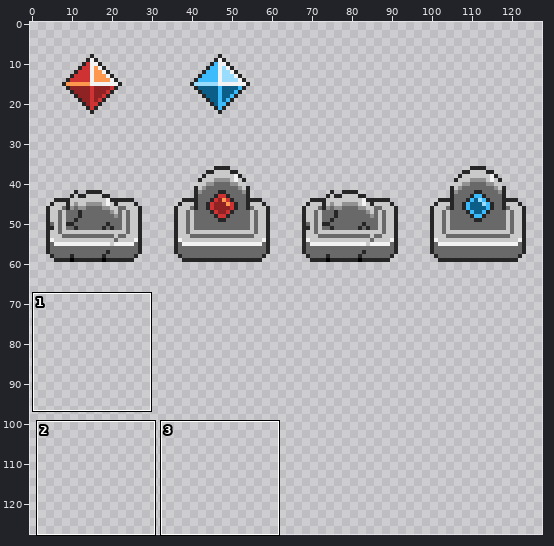
A sprite sheet gets an edit: img/elements.png. Above, an overview of the earlier version with the close-up marked.
Close-up. The starting point:
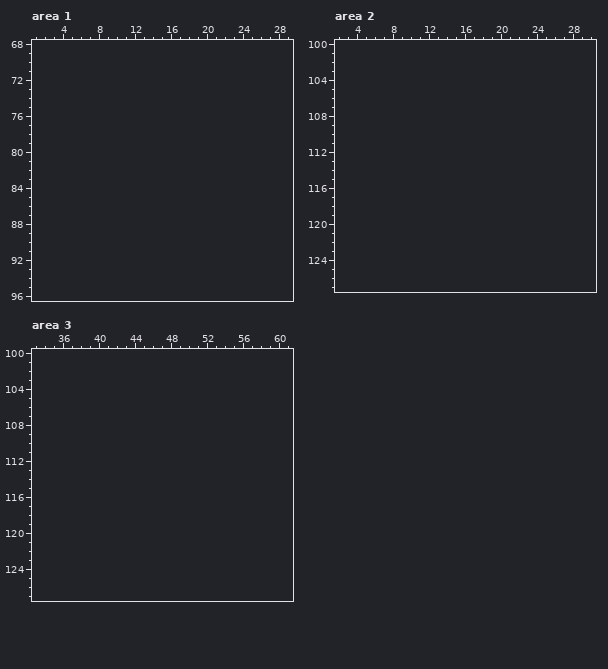
The file is 128x64 pixels. Colours within 5 levels of each other are drawn and written as one. Shown: area 1: x 1..29, y 68..96; area 2: x 2..30, y 100..127; area 3: x 33..61, y 100..127. The old version is drawn lined up with the new one, on the new canvas. The commit also changed other parts of the picture, which this record leaves out.
Now the later version:
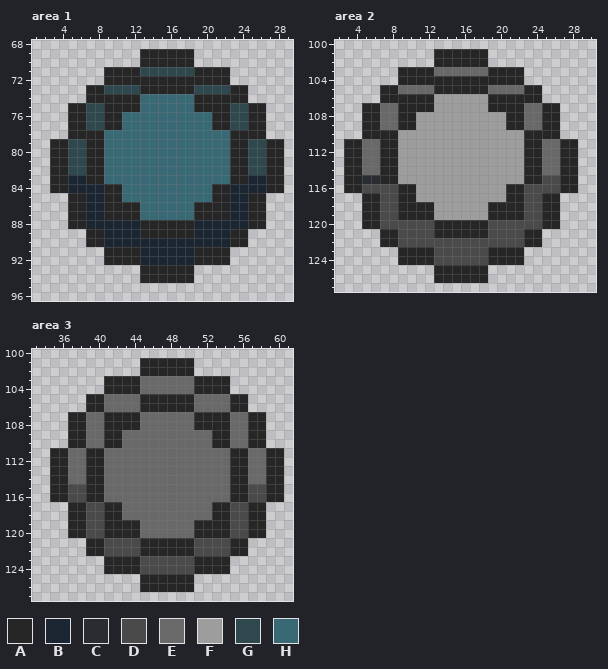
Palette (. is transparent): A #262626  B #1b2632  C #292c30  D #4a4a4a  E #696969  F #9d9d9d  G #2f484e  H #386975
What changed:
canvas 128x64 -> 128x128
Changed rows in their new state; - is an unchanged pixel.
Area 1:
first column x 3:
69 ----------AAAAAA----------
70 ----------AAAAAA----------
71 ------AAAAGGGGGGAAAA------
72 ------AAAAAAAAAAAAAA------
73 ----AAGGGGAAAAAAGGGGAA----
74 ----AAAAAAHHHHHHAAAAAA----
75 --AAGGAAAAHHHHHHAAAAGGAA--
76 --AAGGAAHHHHHHHHHHAAGGAA--
77 --AAGGAAHHHHHHHHHHAAGGAA--
78 --AAAAHHHHHHHHHHHHHHAAAA--
79 AAGGAAHHHHHHHHHHHHHHAAGGAA
80 AAGGAAHHHHHHHHHHHHHHAAGGAA
81 AAGGAAHHHHHHHHHHHHHHAAGGAA
82 AAGGAAHHHHHHHHHHHHHHAAGGAA
83 AABBAAHHHHHHHHHHHHHHAABBAA
84 AABBBBAAHHHHHHHHHHAABBBBAA
85 --AABBAAHHHHHHHHHHAABBAA--
86 --AABBAAAAHHHHHHAAAABBAA--
87 --AABBAAAAHHHHHHAAAABBAA--
88 --AABBBBBBAAAAAABBBBBBAA--
89 ----AABBBBAAAAAABBBBAA----
90 ----AABBBBBBBBBBBBBBAA----
91 ------AAAABBBBBBAAAA------
92 ------AAAABBBBBBAAAA------
93 ----------AAAAAA----------
94 ----------AAAAAA----------
Area 2:
first column x 3:
101 ----------AAAAAA----------
102 ----------AAAAAA----------
103 ------AAAAEEEEEEAAAA------
104 ------AAAAAAAAAAAAAA------
105 ----AAEEEEAAAAAAEEEEAA----
106 ----AAAAAAFFFFFFAAAAAA----
107 --AAEEAAAAFFFFFFAAAAEEAA--
108 --AAEEAAFFFFFFFFFFAAEEAA--
109 --AAEEAAFFFFFFFFFFAAEEAA--
110 --AAAAFFFFFFFFFFFFFFAAAA--
111 AAEEAAFFFFFFFFFFFFFFAAEEAA
112 AAEEAAFFFFFFFFFFFFFFAAEEAA
113 AAEEAAFFFFFFFFFFFFFFAAEEAA
114 AAEEAAFFFFFFFFFFFFFFAAEEAA
115 AACCAAFFFFFFFFFFFFFFAADDAA
116 AADDDDAAFFFFFFFFFFAADDDDAA
117 --AADDAAFFFFFFFFFFAADDAA--
118 --AADDAAAAFFFFFFAAAADDAA--
119 --AADDAAAAFFFFFFAAAADDAA--
120 --AADDDDDDAAAAAADDDDDDAA--
121 ----AADDDDAAAAAADDDDAA----
122 ----AADDDDDDDDDDDDDDAA----
123 ------AAAADDDDDDAAAA------
124 ------AAAADDDDDDAAAA------
125 ----------AAAAAA----------
126 ----------AAAAAA----------
Area 3:
first column x 35:
101 ----------AAAAAA----------
102 ----------AAAAAA----------
103 ------AAAAEEEEEEAAAA------
104 ------AAAAEEEEEEAAAA------
105 ----AAEEEEAAAAAAEEEEAA----
106 ----AAEEEEAAAAAAEEEEAA----
107 --AAEEAAAAEEEEEEAAAAEEAA--
108 --AAEEAAAAEEEEEEAAAAEEAA--
109 --AAEEAAEEEEEEEEEEAAEEAA--
110 --AAEEAAEEEEEEEEEEAAEEAA--
111 AAEEAAEEEEEEEEEEEEEEAAEEAA
112 AAEEAAEEEEEEEEEEEEEEAAEEAA
113 AAEEAAEEEEEEEEEEEEEEAAEEAA
114 AAEEAAEEEEEEEEEEEEEEAAEEAA
115 AADDAAEEEEEEEEEEEEEEAADDAA
116 AADDAAEEEEEEEEEEEEEEAADDAA
117 --AADDAAEEEEEEEEEEAADDAA--
118 --AADDAAEEEEEEEEEEAADDAA--
119 --AADDAAAAEEEEEEAAAADDAA--
120 --AADDAAAAEEEEEEAAAADDAA--
121 ----AADDDDAAAAAADDDDAA----
122 ----AADDDDAAAAAADDDDAA----
123 ------AAAADDDDDDAAAA------
124 ------AAAADDDDDDAAAA------
125 ----------AAAAAA----------
126 ----------AAAAAA----------
Pixel boxes of the changes (left, top, right, bottom) in both close-ups:
added: (50, 49, 284, 283)
added: (344, 49, 578, 283)
added: (50, 358, 284, 592)
